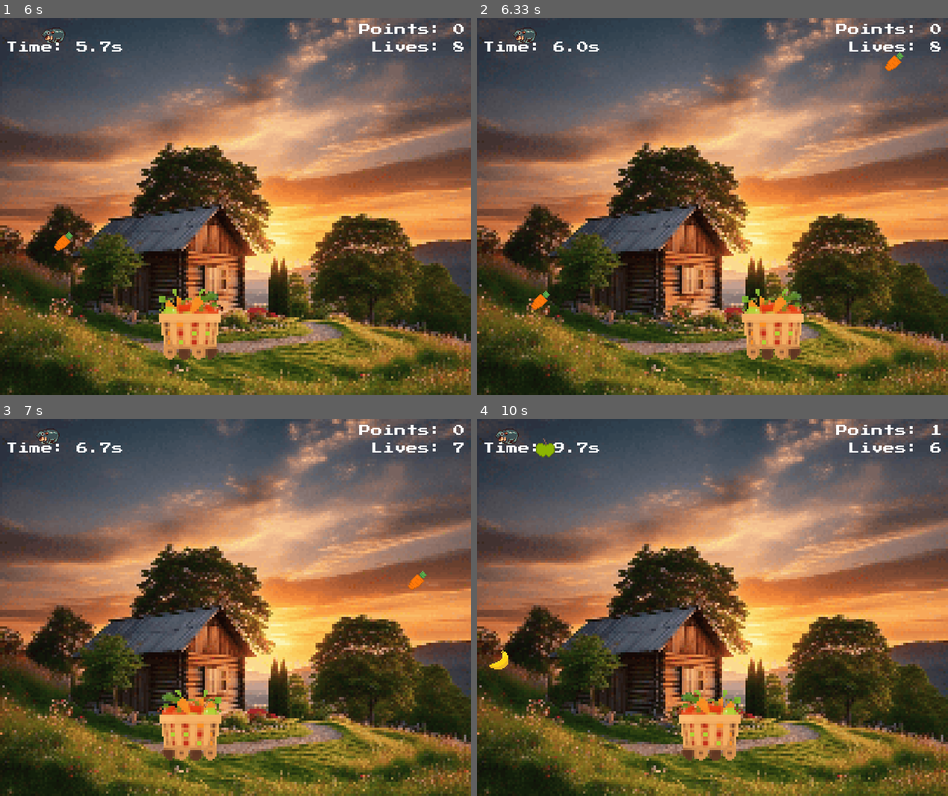
Above: before the commit, frames 1-4 (two rows, left to right).
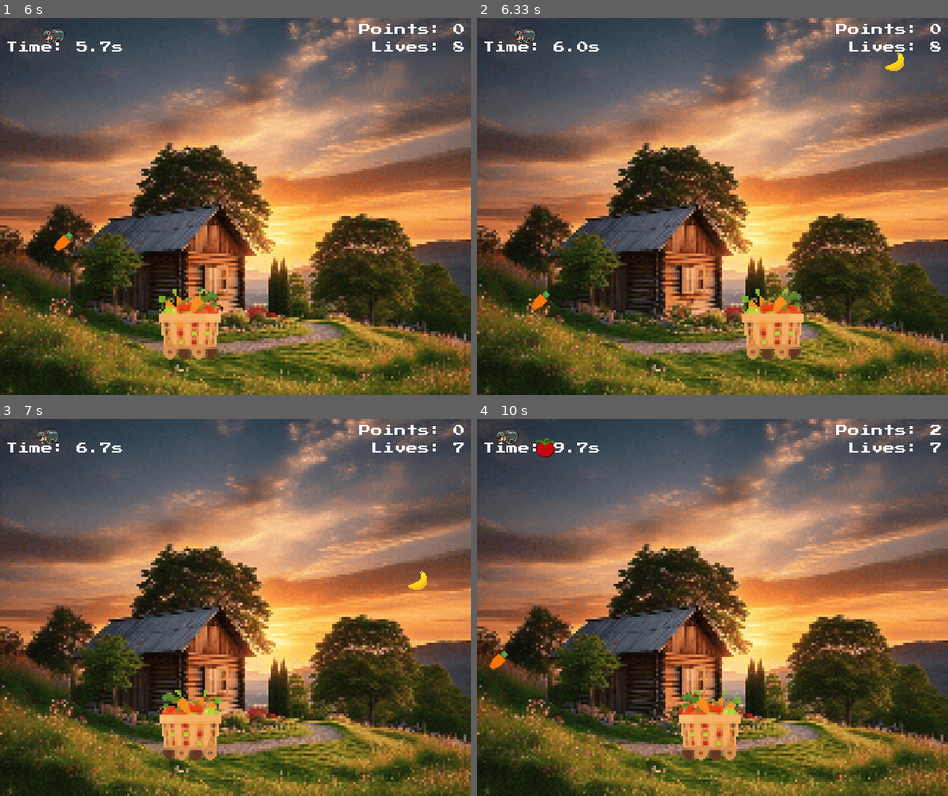
Above: after the commit, the same moments.

Repository: chickenSandwich-cpu/Fruit_Basket_pygame
Game: pygame game, started from Fruit_Basket/Fruit_Basket.py
Two runs of this game, one before a commit and one after it. Both use one fixed random seed, a clock stepped at 60 frames per second and the inputs below.
Inputs:
- Up to frame 1 (6 s): tap Space at 0.33, 0.73, 1.03, 1.23, 1.53, 1.73, 2.03, 2.3, 2.6, 2.73, 3.03, 3.4, 3.7, 3.9, 4.2, 4.4, 4.7, 4.9, 5.2, 5.47, 5.77, 5.9 s; hold Right 0.67-1.13 s; hold Right 1.17-1.63 s; hold Left 1.67-2.2 s; hold Left 2.23-2.63 s; hold Right 2.67-3.3 s; hold Left 3.33-3.8 s; hold Right 3.83-4.3 s; hold Right 4.33-4.8 s; hold Left 4.83-5.37 s; hold Left 5.4-5.8 s; hold Right from 5.83 s (still down)
- Up to frame 2 (6.33 s): keep holding Right; tap Space at 6.2 s
- Up to frame 3 (7 s): release Right at 6.47 s; hold Left 6.5-6.97 s; tap Space at 6.57, 6.87 s
- Up to frame 4 (10 s): hold Right 7-7.47 s; tap Space at 7.07, 7.37, 7.57, 7.87, 8.07, 8.37, 8.63, 8.93, 9.07, 9.37, 9.73 s; hold Right 7.5-7.97 s; hold Left 8-8.53 s; hold Left 8.57-8.97 s; hold Right 9-9.63 s; hold Left from 9.67 s (still down)

Frame 1 is identical in both runs. In frame 2, 0.1% of the frame differs, in the area x 86-91%, y 9-15%; in frame 3, 0.1%; in frame 4, 0.4%, in the area x 2-99%, y 1-67%.

Commit message:
added (a) hazard

Diff:
--- a/Fruit_Basket/Fruit_Basket.py
+++ b/Fruit_Basket/Fruit_Basket.py
@@ -58,6 +58,9 @@
     pygame.image.load("assets/green_apple.png")
     ]
 banana_img = pygame.image.load("assets/banana.png") # Special fruit
+
+# Worm image
+worm_img = pygame.image.load("assets/worm.png")
 
 # Sound effects
 collect_sound = [
@@ -209,7 +212,7 @@
         # Spawn fruits
         if fruit_count >= fruit_add_increment:
             fruit_x = random.randint(0, WIDTH - FRUIT_WIDTH)
-            fruit_type = banana_img if random.random() < 0.1 else random.choice(fruit_images)  # 10% chance for banana
+            fruit_type = worm_img if random.random() < 0.1 else (banana_img if random.random() < 0.1 else random.choice(fruit_images)) # 10% chance for worm, 10% chance for banana, otherwise random fruit
             fruit = {
                 "rect": pygame.Rect(fruit_x, -FRUIT_HEIGHT, FRUIT_WIDTH, FRUIT_HEIGHT),
                 "image": fruit_type
@@ -251,6 +254,8 @@
                 if fruit["image"] == banana_img:
                     lives += 1
                     points += 2
+                elif fruit["image"] == worm_img:
+                    points -= 2
                 else:
                     points += 1
 
Binary file added: Fruit_Basket/assets/worm.png
